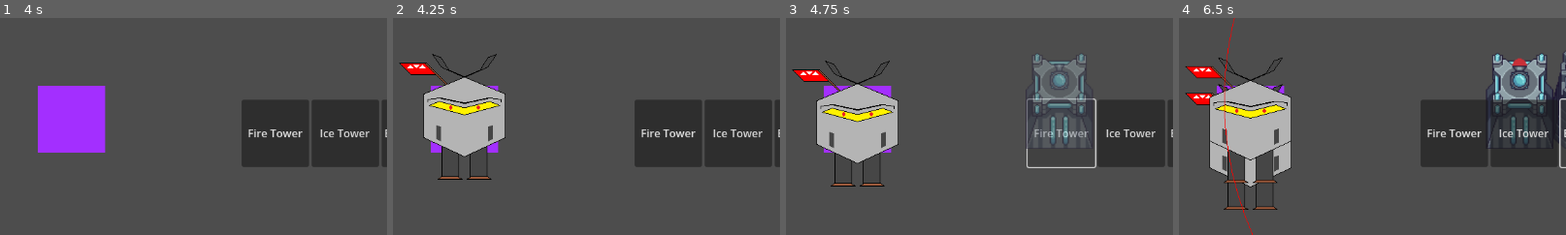
Above: before the commit, frames 1-4 (left to right).
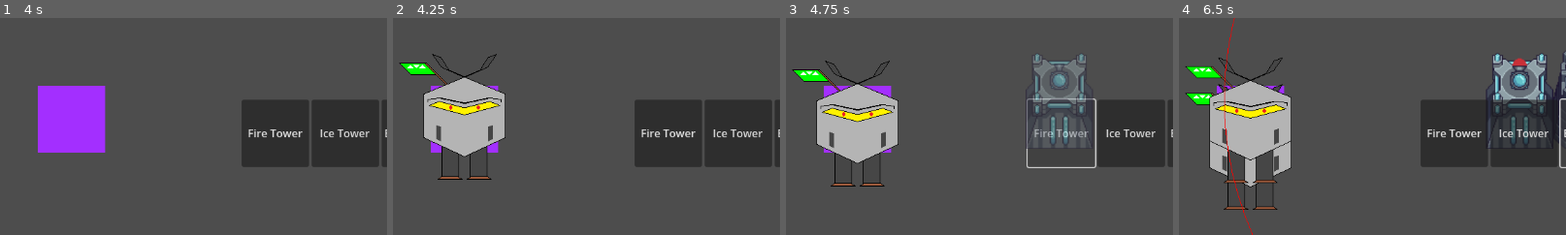
Above: after the commit, the same moments.

Repository: m-conti/melonjam2023
Game: Godot game, scene res://game.tscn
The game is run twice, just before and just after one commit, with the same random seed, the same clock (stepped at 60 frames per second) and the same inputs.
Inputs (mouse positions are % of the whole screen's width and height, from its top left):
- Up to frame 1 (4 s): click (46, 44) at 0.52 s; type "Alex" at 0.6 s; click "Host" at 1.25 s; click "START!" at 2 s; click "Shop" at 2.75 s; click "Towers" at 3.5 s
- Up to frame 2 (4.25 s): no input
- Up to frame 3 (4.75 s): click "Fire Tower" at 4.25 s
- Up to frame 4 (6.5 s): click "Ice Tower" at 5 s; click "Bomb Tower" at 5.75 s
The pictures show only the part of the screen within x 21-71%, y 31-81%; the shares and areas given below are measured in that part.

Frame 1 is identical in both runs. In frame 2, 0.3% of the frame differs, in the area x 2-11%, y 20-26%; in frame 3, 0.3%; in frame 4, 0.6%, in the area x 2-11%, y 22-41%.

Commit message:
renamed shaders name from Enemy|Ally to Red|Blue to better correspond to team names

Diff:
--- a/Enemies/Enemy.gd
+++ b/Enemies/Enemy.gd
@@ -10,8 +10,8 @@
 @onready var map: Map = get_parent().get_parent()
 
 var shaders = [
-	preload("res://Enemies/Shaders/Enemy.gdshader"),
-	preload("res://Enemies/Shaders/Ally.gdshader")]
+	preload("res://Enemies/Shaders/Red.gdshader"),
+	preload("res://Enemies/Shaders/Blue.gdshader")]
 
 var target_case: Vector2i
 var prev_case: Vector2i
--- a/Enemies/Shaders/Ally.gdshader
+++ /dev/null
@@ -1,11 +0,0 @@
-shader_type canvas_item;
-
-void fragment() {
-    vec4 curr_color = texture(TEXTURE,UV); // Get current color of pixel
-
-    if (curr_color == vec4(0,1,0,1)){
-        COLOR = vec4(0,0,1,1);
-    }else{
-        COLOR = curr_color;
-    }
-}
--- a/Enemies/Shaders/Enemy.gdshader
+++ /dev/null
@@ -1,11 +0,0 @@
-shader_type canvas_item;
-
-void fragment() {
-    vec4 curr_color = texture(TEXTURE,UV); // Get current color of pixel
-
-    if (curr_color == vec4(0,1,0,1)){
-        COLOR = vec4(1,0,0,1);
-    }else{
-        COLOR = curr_color;
-    }
-}
Empty file added: Enemies/Shaders/Blue.gdshader
Empty file added: Enemies/Shaders/Red.gdshader
